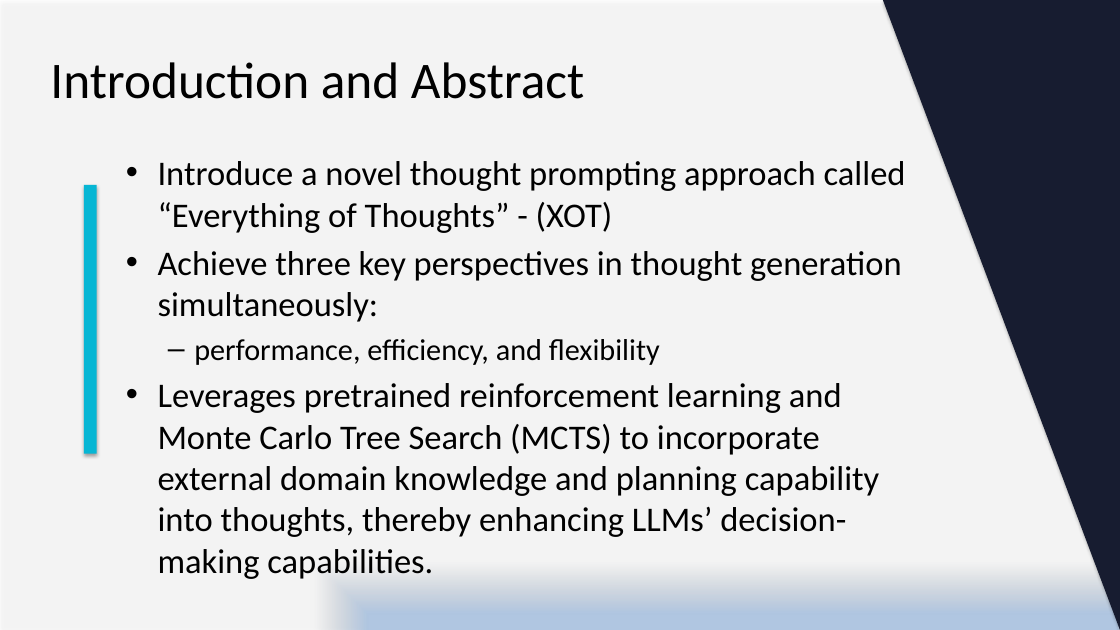
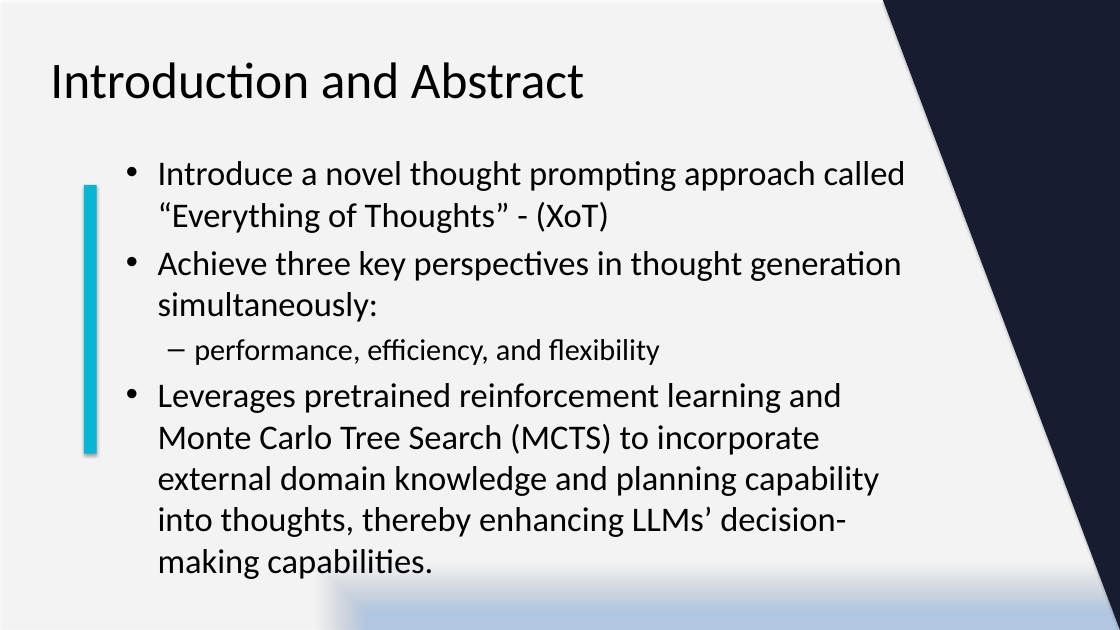
Before and after one commit to kafeiaulait-gif/HI-634-Assignment_2, a slide deck: slide 3 of slide_deck/Everything_of_Thoughts_Dynamic_Final.pptx (slide 2 before the commit). Drawn at 1120x630 pixels with LibreOffice and Linux fonts; fonts in the diff are those of the drawing. Boxes give left, top, right and bottom in pixels: in the first picture for what was removed or moved away, otherwise in the second. Text is boxed around its words. In the diff, an @@ line names an element or a change of style, - is before the commit and + after.

```diff
--- a/slide_deck/Everything_of_Thoughts_Dynamic_Final.pptx
+++ b/slide_deck/Everything_of_Thoughts_Dynamic_Final.pptx
@@ text at box(158, 161, 906, 233): text changed @@
-• Introduce a novel thought prompting approach called “Everything of Thoughts” - (XOT)
+• Introduce a novel thought prompting approach called “Everything of Thoughts” - (XoT)
```
Also in this commit, not shown: 5 other slides changed, 14 slides added, 1 slide removed, 10 other files.
